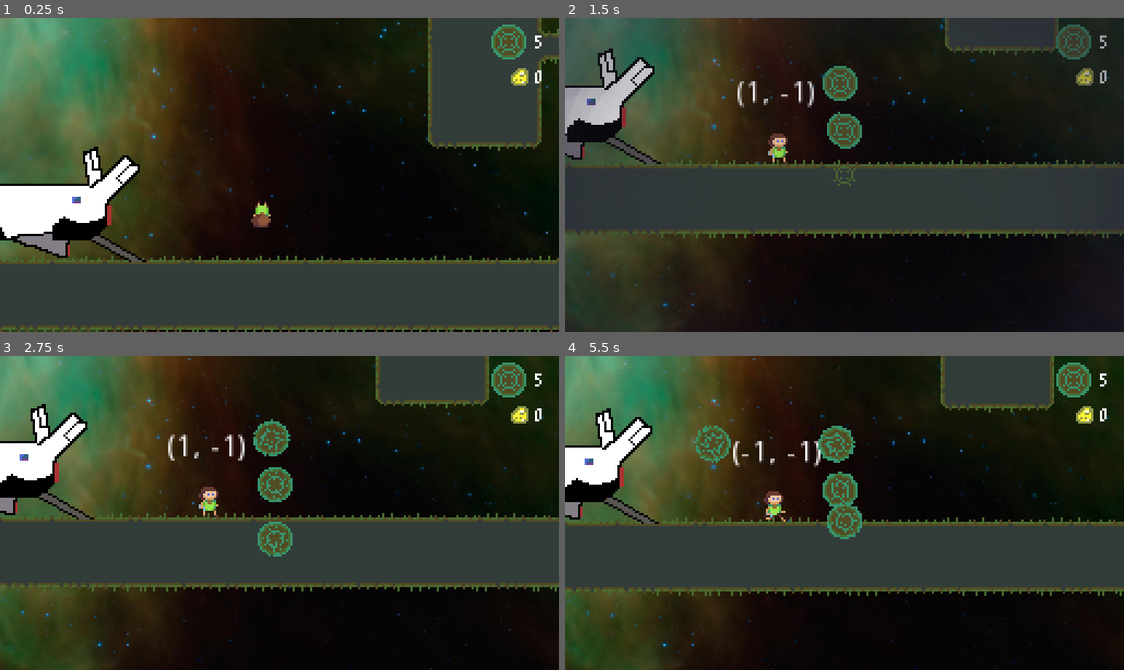
Above: before the commit, frames 1-4 (two rows, left to right).
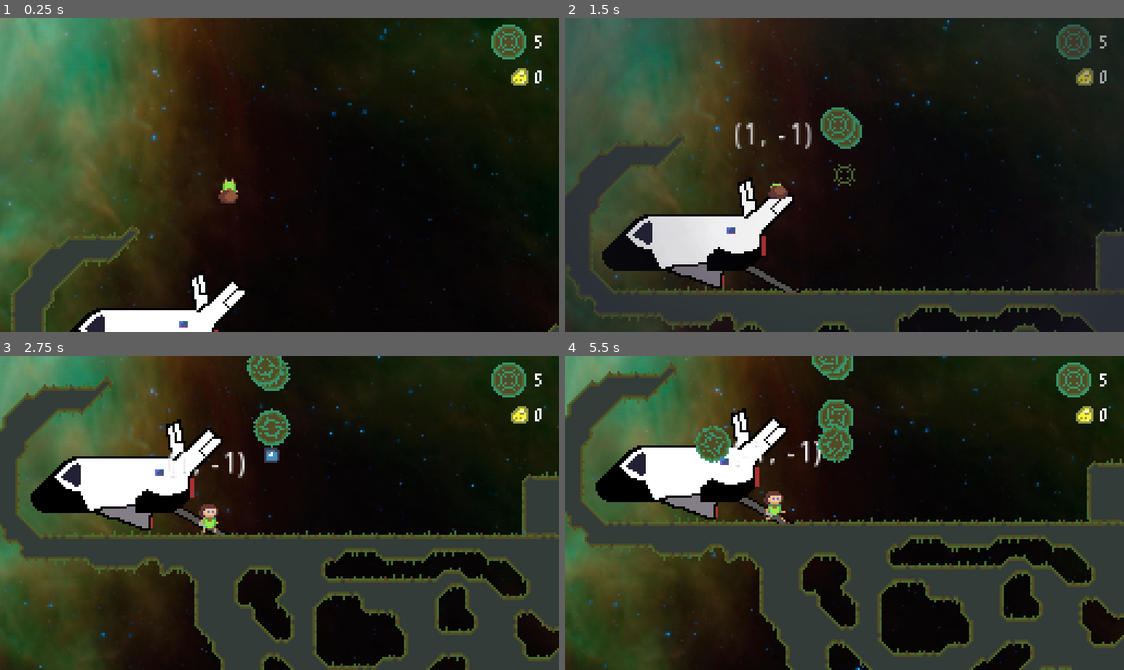
Above: after the commit, the same moments.

Repository: markopolojorgensen/github-gameoff-2020
Game: Godot game, scene res://game.tscn
Same seed, same stepped clock (60 frames per second), same inputs: the game is played once before the commit and once after it. The engine's default icon, where the game draws it, is replaced by a stand-in: a white triangle on a blue panel in a dark square.
Inputs:
- Up to frame 1 (0.25 s): no input
- Up to frame 2 (1.5 s): hold E (gravity_well_right) 0.53-1.28 s; hold Z (gravity_well_mode) 0.53-1.28 s; tap Space (jump) at 0.77 s; hold Down (ui_down) from 1.28 s (still down); tap Ctrl (player_hold_item) at 1.35 s
- Up to frame 3 (2.75 s): tap Space (jump) at 1.52 s; release Down (ui_down) at 2.03 s; hold E (gravity_well_right) from 2.03 s (still down); hold Z (gravity_well_mode) from 2.03 s (still down)
- Up to frame 4 (5.5 s): release E (gravity_well_right) at 2.78 s; release Z (gravity_well_mode) at 2.78 s; hold Up (ui_up) 2.78-3.53 s; tap Ctrl (player_hold_item) at 2.85, 4.35 s; tap Space (jump) at 3.02, 3.77, 4.52 s; hold Z (gravity_well_mode) 3.53-4.28 s; hold Q (gravity_well_left) 3.53-5.03 s; tap Enter at 4.25 s; hold Down (ui_down) from 5.03 s (still down); hold Z (gravity_well_mode) from 5.03 s (still down)

The runs differ from the first frame. In frame 1, 35% of the frame differs, in the area x 0-100%, y 0-100%; in frame 2, 42%; in frame 3, 42%; in frame 4, 40%.

Commit message:
level manager

Diff:
--- a/game.tscn
+++ b/game.tscn
@@ -1,7 +1,6 @@
 [gd_scene load_steps=10 format=2]
 
 [ext_resource path="res://player.tscn" type="PackedScene" id=1]
-[ext_resource path="res://levels/02/level_02.tscn" type="PackedScene" id=2]
 [ext_resource path="res://game.gd" type="Script" id=3]
 [ext_resource path="res://assets/nasa/horsehead_green_PIA18905~orig.jpg" type="Texture" id=4]
 [ext_resource path="res://camera.gd" type="Script" id=5]
@@ -9,6 +8,7 @@
 [ext_resource path="res://icon.png" type="Texture" id=7]
 [ext_resource path="res://gravity_well_mode.tscn" type="PackedScene" id=8]
 [ext_resource path="res://player_hud.tscn" type="PackedScene" id=9]
+[ext_resource path="res://level_manager.gd" type="Script" id=10]
 
 [node name="game" type="Node"]
 pause_mode = 2
@@ -57,11 +57,12 @@
 texture = ExtResource( 7 )
 
 [node name="player" parent="world" instance=ExtResource( 1 )]
-position = Vector2( 18.2713, 16.8402 )
+z_index = 1
 
 [node name="gravity_well_mode" parent="world" instance=ExtResource( 8 )]
 
-[node name="level_02" parent="world" instance=ExtResource( 2 )]
+[node name="level_manager" type="Node2D" parent="world"]
+script = ExtResource( 10 )
 
 [node name="canvas_layer" type="CanvasLayer" parent="."]
 layer = -5
@@ -80,5 +81,8 @@
 position = Vector2( -132.467, -159.041 )
 scale = Vector2( 0.2, 0.2 )
 texture = ExtResource( 4 )
+__meta__ = {
+"_edit_lock_": true
+}
 
 [node name="player_hud" parent="." instance=ExtResource( 9 )]
--- a/global.gd
+++ b/global.gd
@@ -10,6 +10,8 @@
 var gravity_wells : Array = []
 
 var nugget_count = 0
+
+var level_manager
 
 func get_intended_direction():
 	var result = Vector2()
--- /dev/null
+++ b/level_manager.gd
@@ -0,0 +1,42 @@
+extends Node2D
+
+
+export(int, "level 1", "level 2") var starting_level
+
+const level_scenes = [
+	preload("res://levels/01/level_01.tscn"),
+	preload("res://levels/02/level_02.tscn")
+]
+
+var current_level_index
+var current_level
+var plunger_plunged = false
+
+const player_scene = preload("res://player.tscn")
+
+func _ready():
+	global.level_manager = self
+	current_level_index = starting_level
+	call_deferred("load_level")
+
+func load_level():
+	global.player.queue_free()
+
+	if current_level:
+		current_level.queue_free()
+
+	plunger_plunged = false
+
+	current_level = level_scenes[current_level_index].instance()
+	add_child(current_level)
+
+	global.player = player_scene.instance()
+	get_parent().add_child(global.player)
+
+func ship_entered():
+	if plunger_plunged:
+		current_level_index += 1
+		if current_level_index >= level_scenes.size():
+			print("YOU WIN")
+		else:
+			call_deferred("load_level")
--- a/plunger.gd
+++ b/plunger.gd
@@ -4,3 +4,4 @@
 	if "is_player" in body:
 		$animated_sprite.animation = "plunging"
 		$plunge.play()
+		global.level_manager.plunger_plunged = true
--- a/ship.gd
+++ b/ship.gd
@@ -1 +1,5 @@
 extends Area2D
+
+func _on_ship_body_entered(body):
+	if "is_player" in body and body.is_player:
+		global.level_manager.ship_entered()
--- a/ship.tscn
+++ b/ship.tscn
@@ -26,3 +26,4 @@
 position = Vector2( -5, 4 )
 rotation = 1.5708
 shape = SubResource( 2 )
+[connection signal="body_entered" from="." to="." method="_on_ship_body_entered"]
Not shown, changed: notes/marks_notes.txt
